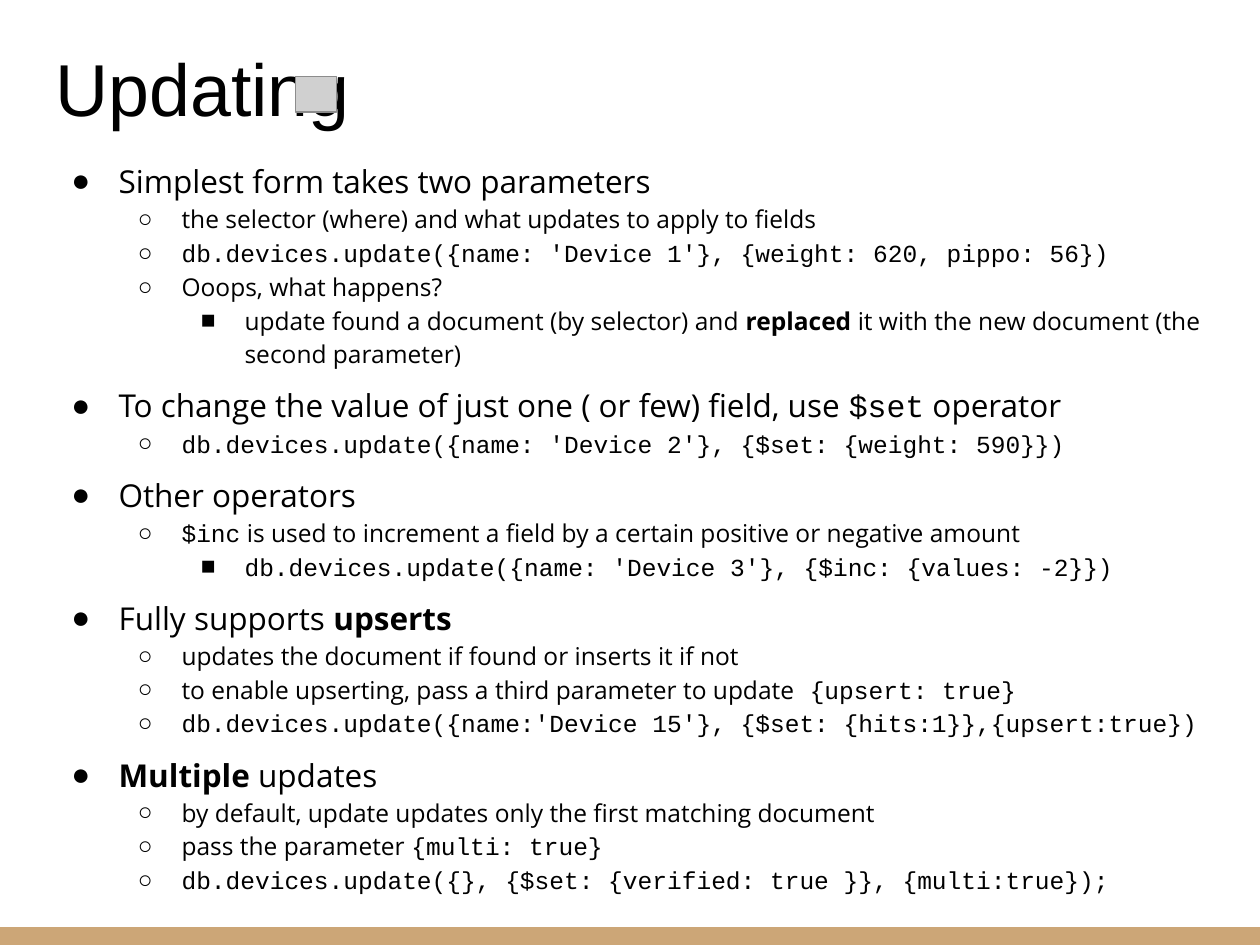
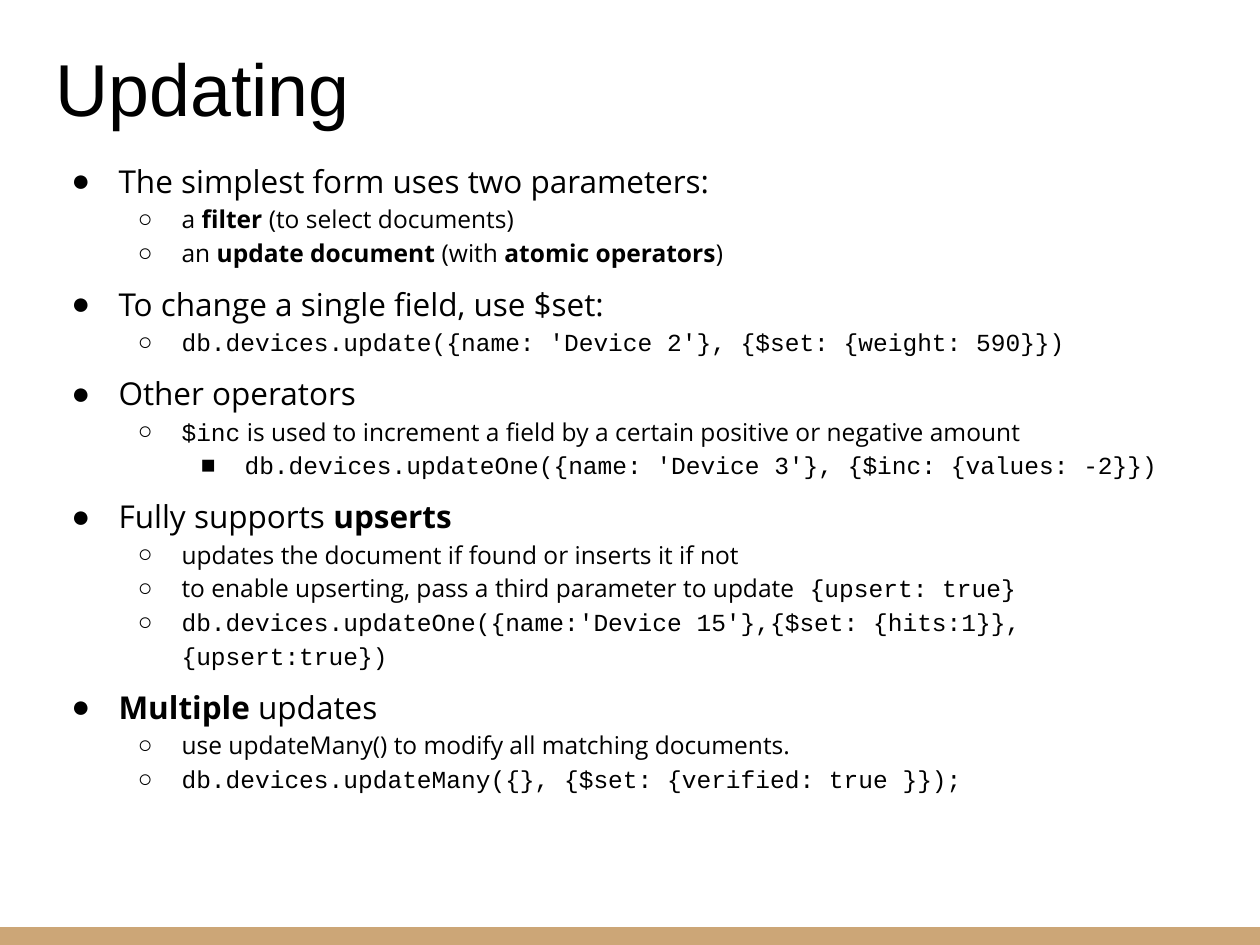
Before and after one commit to riccardoberta/makers, a slide deck: slide 8 of 09 - Persisting Data/slides.pptx. Drawn at 1260x945 pixels with LibreOffice and Linux fonts; fonts in the diff are those of the drawing; grey boxes stand for pictures. Boxes give left, top, right and bottom in pixels: in the first picture for what was removed or moved away, otherwise in the second. Text is boxed around its words. In the diff, an @@ line names an element or a change of style, - is before the commit and + after.

```diff
--- a/09 - Persisting Data/slides.pptx
+++ b/09 - Persisting Data/slides.pptx
@@ picture removed at [296,77,336,112] @@
@@ text at [119,169,723,324]: text changed @@
-● Simplest form takes two parameters
-  ○ the selector (where) and what updates to apply to fields
-  ○ db.devices.update({name: 'Device 1'}, {weight: 620, pippo: 56})
-  ○ Ooops, what happens?
-    ■ update found a document (by selector) and replaced it with the new document (the second parameter)
-● To change the value of just one ( or few) field, use $set operator
+● The simplest form uses two parameters:
+  ○ a filter (to select documents)
+  ○ an update document (with atomic operators)
+● To change a single field, use $set:
@@ text at [245,456,1157,479]: text changed @@
-    ■ db.devices.update({name: 'Device 3'}, {$inc: {values: -2}})
+    ■ db.devices.updateOne({name: 'Device 3'}, {$inc: {values: -2}})
@@ text at [182,613,1020,670]: text changed @@
-  ○ db.devices.update({name:'Device 15'}, {$set: {hits:1}},{upsert:true})
+  ○ db.devices.updateOne({name:'Device 15'},{$set: {hits:1}},{upsert:true})
@@ text at [182,735,888,793]: text changed @@
-  ○ by default, update updates only the first matching document
-  ○ pass the parameter {multi: true}
-  ○ db.devices.update({}, {$set: {verified: true }}, {multi:true});
+  ○ use updateMany() to modify all matching documents.
+  ○ db.devices.updateMany({}, {$set: {verified: true }});
```
Also in this commit, not shown: 17 other slides changed, 1 slide removed, 36 other files.
